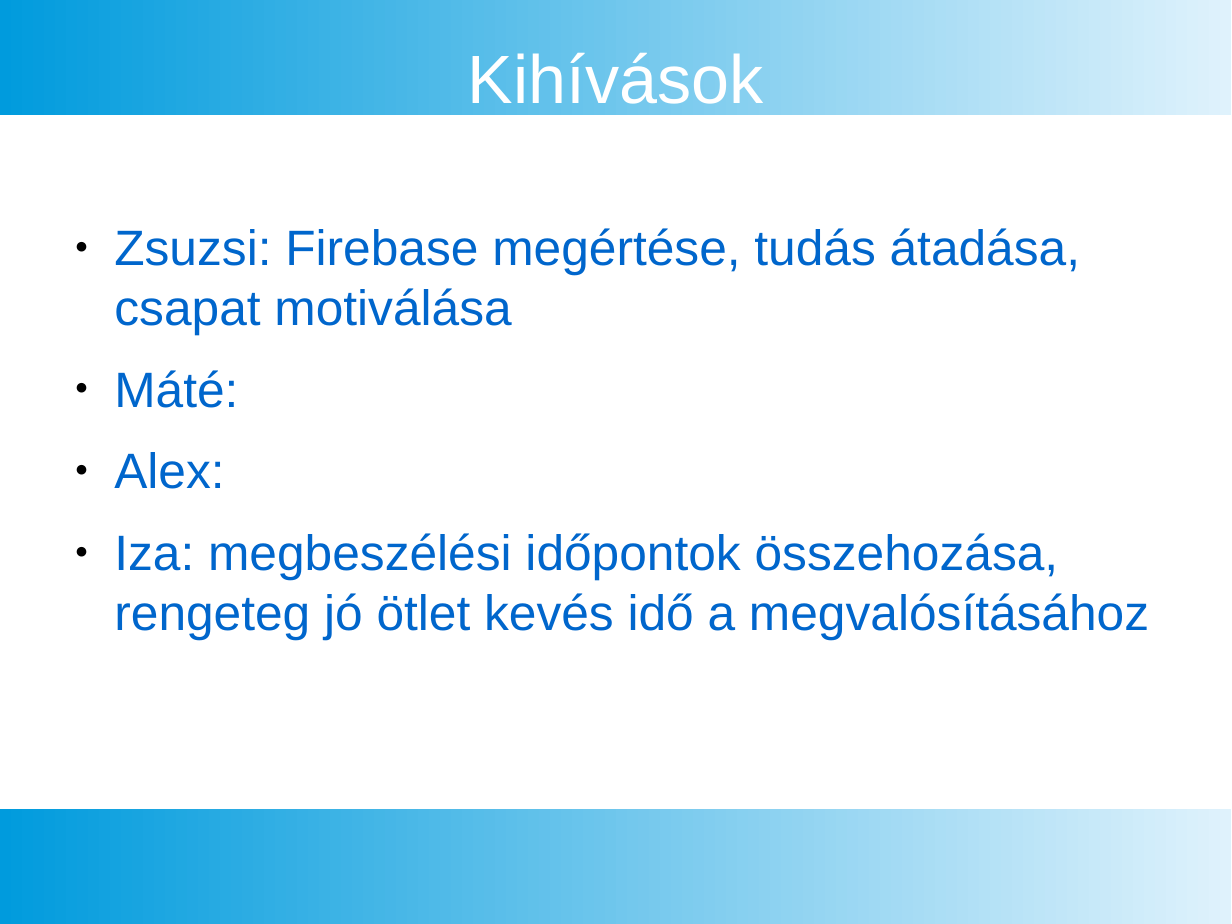
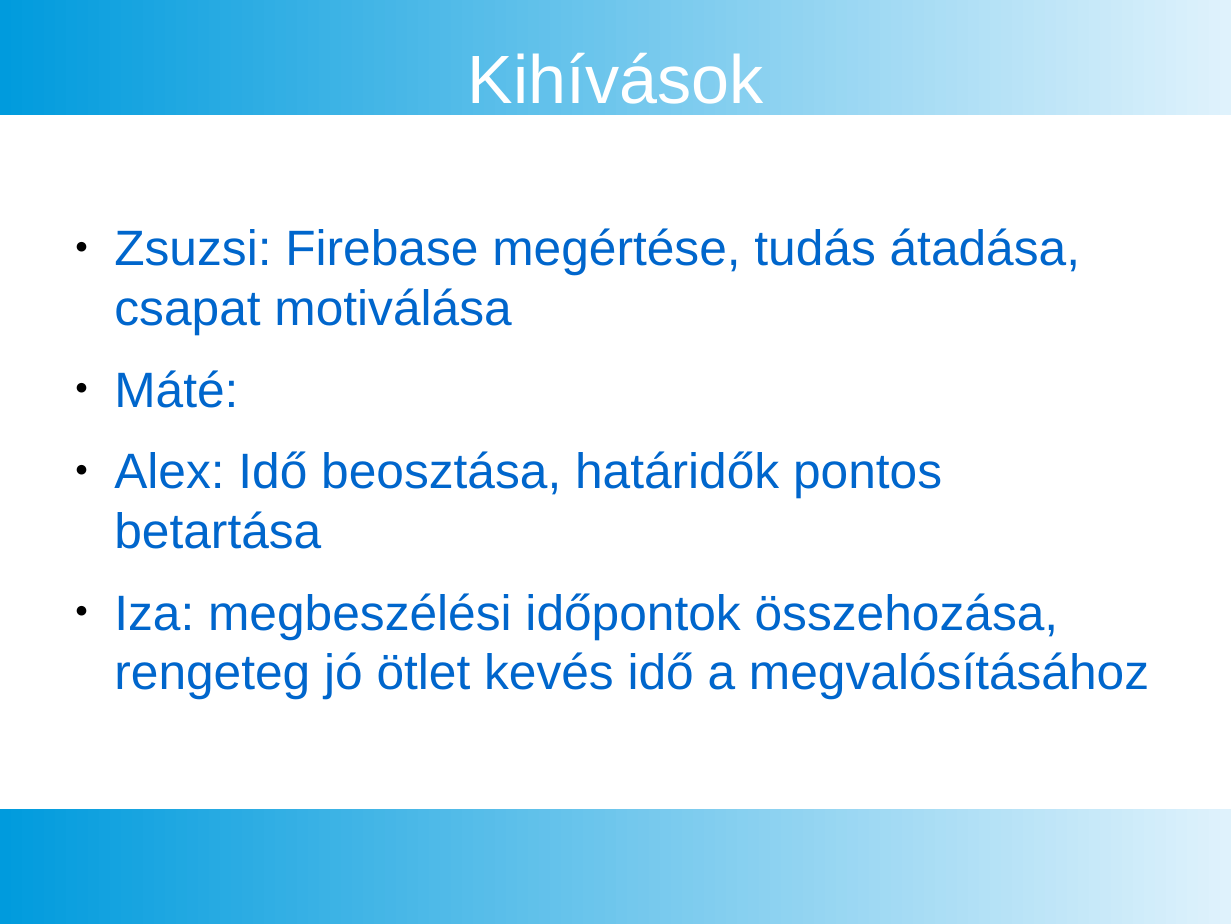
Before and after one commit to sunsugar219/UNIDEB_2019_1_1_GamersConnect, a slide deck: slide 12 of Doc/End-Term Presentation.pptx. Drawn at 1232x924 pixels with LibreOffice and Linux fonts; fonts in the diff are those of the drawing. Boxes give left, top, right and bottom in pixels: in the first picture for what was removed or moved away, otherwise in the second. Text is boxed around its words. In the diff, an @@ line names an element or a change of style, - is before the commit and + after.

Commit message:
End-Term Presentation.pptx kiegészítése

```diff
--- a/Doc/End-Term Presentation.pptx
+++ b/Doc/End-Term Presentation.pptx
@@ text at [114, 451, 942, 549]: text changed @@
-● Alex:
+● Alex: Idő beosztása, határidők pontos betartása
```
